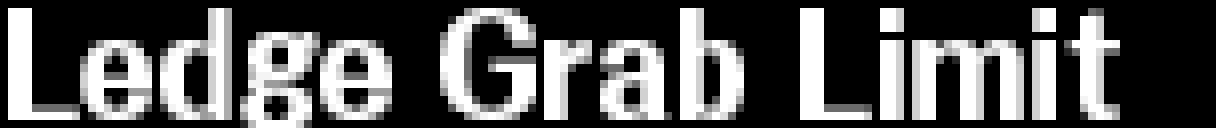
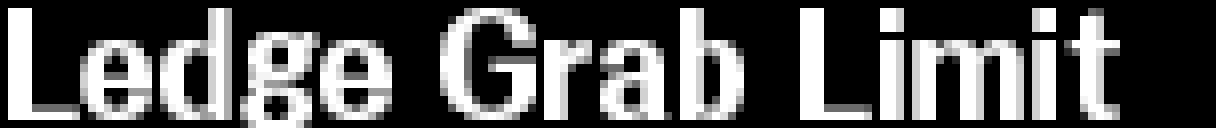
The second 1216 x 128 image is a revision of the first. Changes to its layers:
painted on "Ledge Grab Limit" over <box>312,40,320,56</box>
